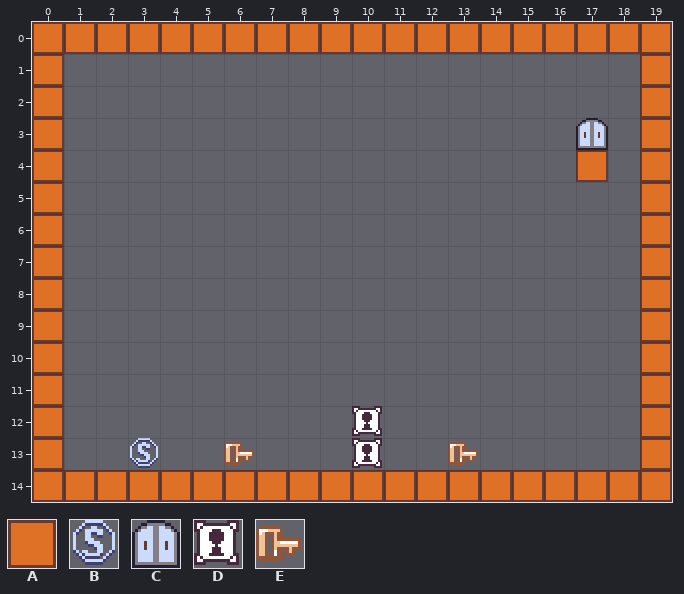
Level history. Tiled map: Puzzle2/assets/data/002.tmx. Above, as it was before the edit.
Cells are 16x16 px. Shown: x 0..19, y 0..14.
Key: from "tileset": A 0, B 8, C 11, D 12, E 13.
_ is an empty cell.
Layer "object" before, first column x 0:
 0 AAAAAAAAAAAAAAAAAAAA
 1 A__________________A
 2 A__________________A
 3 A________________C_A
 4 A________________A_A
 5 A__________________A
 6 A__________________A
 7 A__________________A
 8 A__________________A
 9 A__________________A
10 A__________________A
11 A__________________A
12 A_________D________A
13 A__B__E___D__E_____A
14 AAAAAAAAAAAAAAAAAAAA
After:
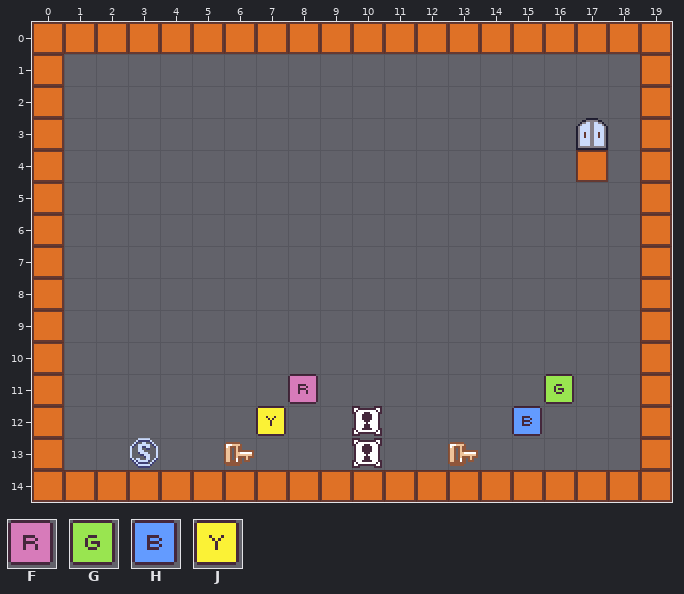
Further tiles: from "tileset": F 24, G 25, H 26, J 27.
Changes in this commit:
Changed rows in their new state; . is an unchanged cell.
Layer "object":
first column x 7:
11 .F.......G
12 J.......H.
Changed places in both pictures, as pixel boxes (x1, y1, x2, y2):
added: (256, 374, 318, 436)
added: (512, 374, 574, 436)
